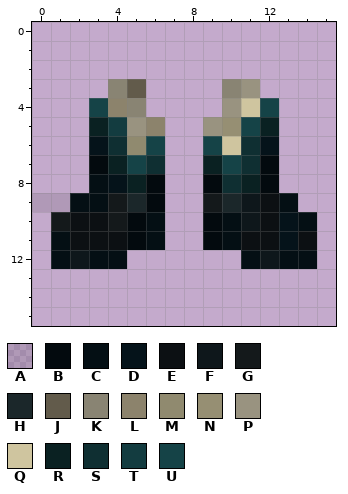
Two states of a pixel-art sprite, assets/minecraft/textures/projecteden/items/armor/warden/boots.png. Above, as it was before the edit.
The file is 16x16 pixels. Colours within 5 levels of each other are drawn and written as one.
Palette (. is transparent): A #0000001a  B #030a0e  C #040f14  D #05131a  E #0c1013  F #0e171b  G #14191b  H #1b272a  J #625b4b  K #898473  L #8c836c  M #908a6f  N #968f73  P #999380  Q #cfc59f  R #0a2122  S #0f2f32  T #133c40  U #154347
Pixels before, first column x 0:
 3 ....KJ....KP...
 4 ...ULK....PQU..
 5 ...RTPL..PNUR..
 6 ...DSMU..UQSD..
 7 ...BRUS..RUSB..
 8 ...CDRB..BSRB..
 9 AACCGHB..GHFEC.
10 .GEEGBC..BCFEDC
11 .CEEEBC..BCEEDE
12 .CFCC......CFCC
The result:
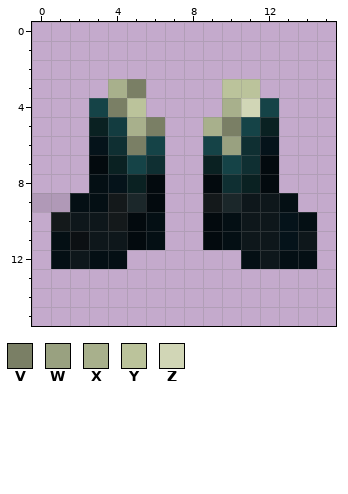
Colours new in this view: V #7a7f65  W #99a180  X #a8b08c  Y #bbc39b  Z #d1d6b6
Changes in this commit:
Changed rows in their new state; - is an unchanged pixel.
first column x 2:
 3 --XV----YY---
 4 --VY----XZ---
 5 ---XV--XV----
 6 ---V----W----
 9 ----------F--
10 FF--------F--
11 -FF------FF-F
